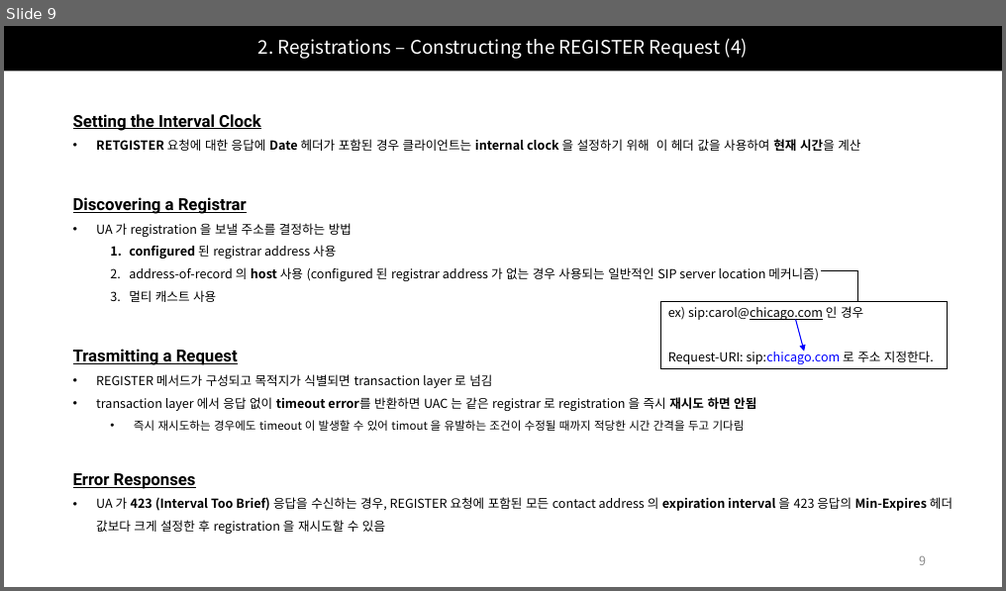
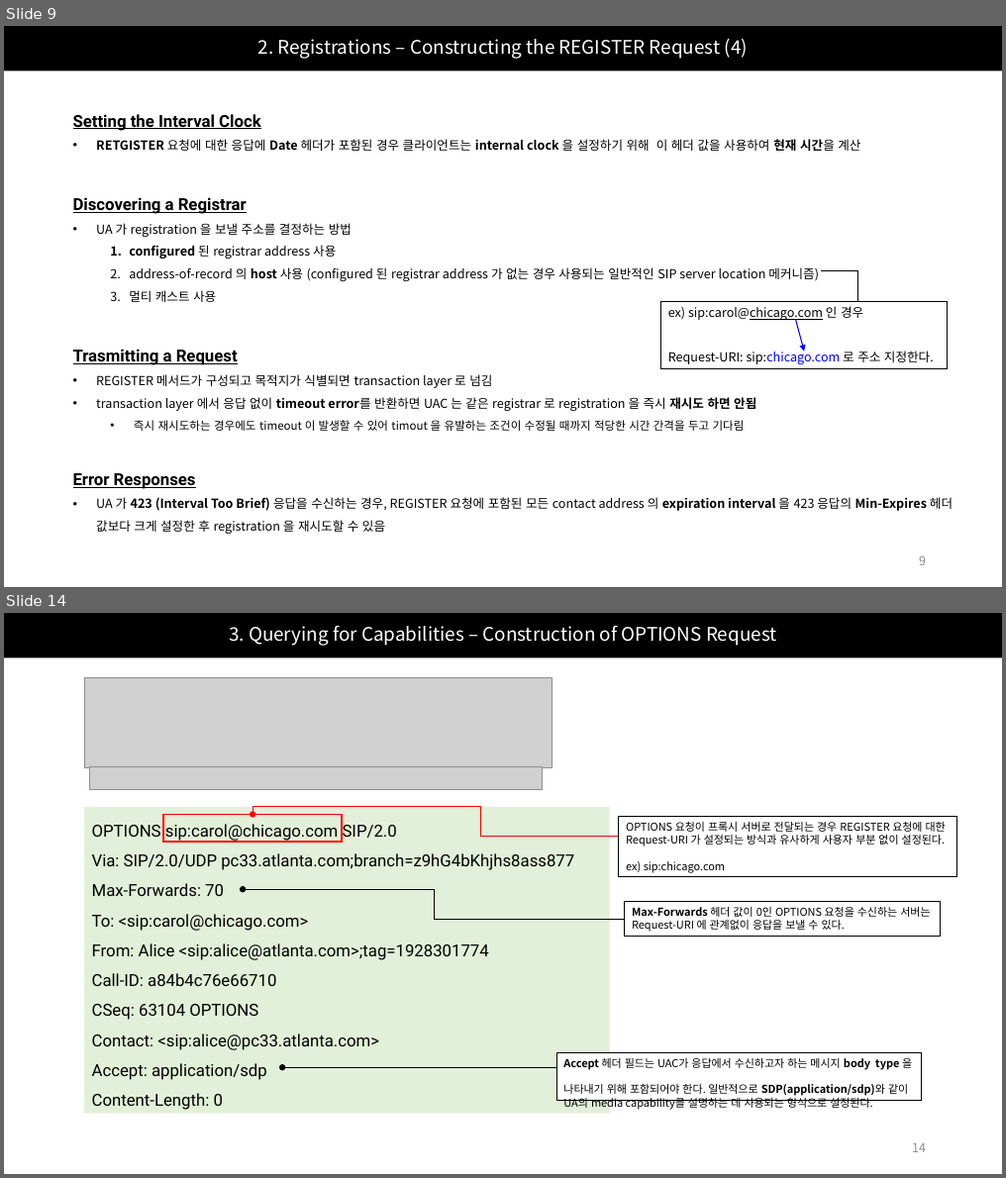
Before and after one commit to Epsilonely/SIP-Survey, a slide deck: 세미나 2차.pptx. Shown one above the other, each under a label of ours: slide 9 before the commit, slides 9 and 14 after it; the slides between them are not shown. The pictures are 1006x591 and 1006x1178 pixels, drawn with LibreOffice and Linux fonts; fonts in the diff are those of the drawing; grey boxes stand for pictures. Boxes give left, top, right and bottom in pixels: in the first picture for what was removed or moved away, otherwise in the second. Text is boxed around its words. In the diff, an @@ line names an element or a change of style, - is before the commit and + after.

```diff
--- a/세미나 2차.pptx
+++ b/세미나 2차.pptx
@@ slide 14 added at [4,613,1002,1174], background #FFFFFF @@
@@ title added at [4,613,1002,658], fill #000000, 18 pt, text #FFFFFF @@
+3. Querying for Capabilities – Construction of OPTIONS Request
@@ picture added at [84,677,552,767] @@
@@ picture added at [89,767,543,789] @@
@@ rectangle added at [84,807,610,1114], fill #E2F0D9, 16 pt, text #000000 @@
+OPTIONS sip:carol@chicago.com SIP/2.0
+Via: SIP/2.0/UDP pc33.atlanta.com;branch=z9hG4bKhjhs8ass877
+Max-Forwards: 70
+To: <sip:carol@chicago.com>
+From: Alice <sip:alice@atlanta.com>;tag=1928301774
+Call-ID: a84b4c76e66710
+CSeq: 63104 OPTIONS
+Contact: <sip:alice@pc33.atlanta.com>
+Accept: application/sdp
+Content-Length: 0
@@ rectangle added at [163,814,342,842], outline #FF0000 1.5 pt @@
@@ elbow arrow added from (619, 836) to (252, 814), #FF0000 0.5 pt @@
@@ rectangle added at [619,817,957,877], fill #FFFFFF, outline #000000 0.75 pt, 10.5 pt, text #000000 @@
+OPTIONS 요청이 프록시 서버로 전달되는 경우 REGISTER 요청에 대한
+Request-URI 가 설정되는 방식과 유사하게 사용자 부분 없이 설정된다.
+ex) sip:chicago.com
@@ elbow arrow added from (625, 919) to (243, 889), #000000 0.5 pt @@
@@ rectangle added at [625,902,941,936], fill #FFFFFF, outline #000000 0.75 pt, 10.5 pt, text #000000 @@
+Max-Forwards 헤더 값이 0인 OPTIONS 요청을 수신하는 서버는
+Request-URI 에 관계없이 응답을 보낼 수 있다.
@@ rectangle added at [556,1054,922,1100], fill #FFFFFF, outline #000000 0.75 pt, 10.5 pt, text #000000 @@
+Accept 헤더 필드는 UAC가 응답에서 수신하고자 하는 메시지 body type 을
+나타내기 위해 포함되어야 한다. 일반적으로 SDP(application/sdp)와 같이
+UA의 media capability를 설명하는 데 사용되는 형식으로 설정된다.
@@ arrow added from (709, 1067) to (282, 1067), #000000 0.5 pt @@
@@ page number added at [912,1144,926,1153], 12 pt, text #8C8C8C @@
+14
```
Also in this commit, not shown: 5 slides changed, 10 other slides added, 1 slide removed.
